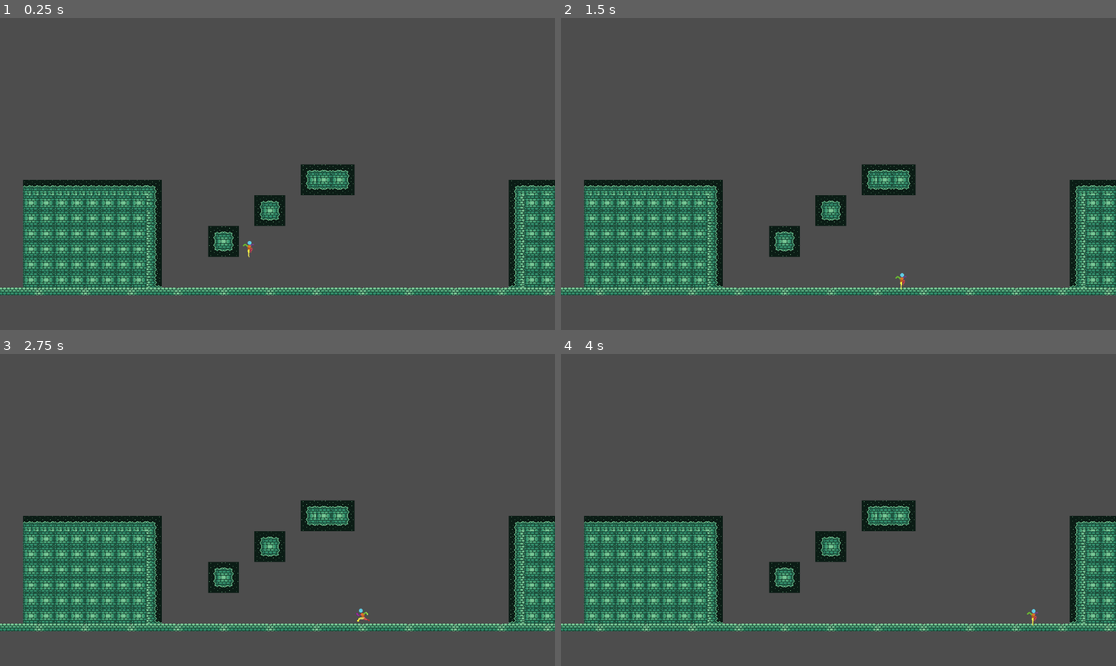
Above: before the commit, frames 1-4 (two rows, left to right).
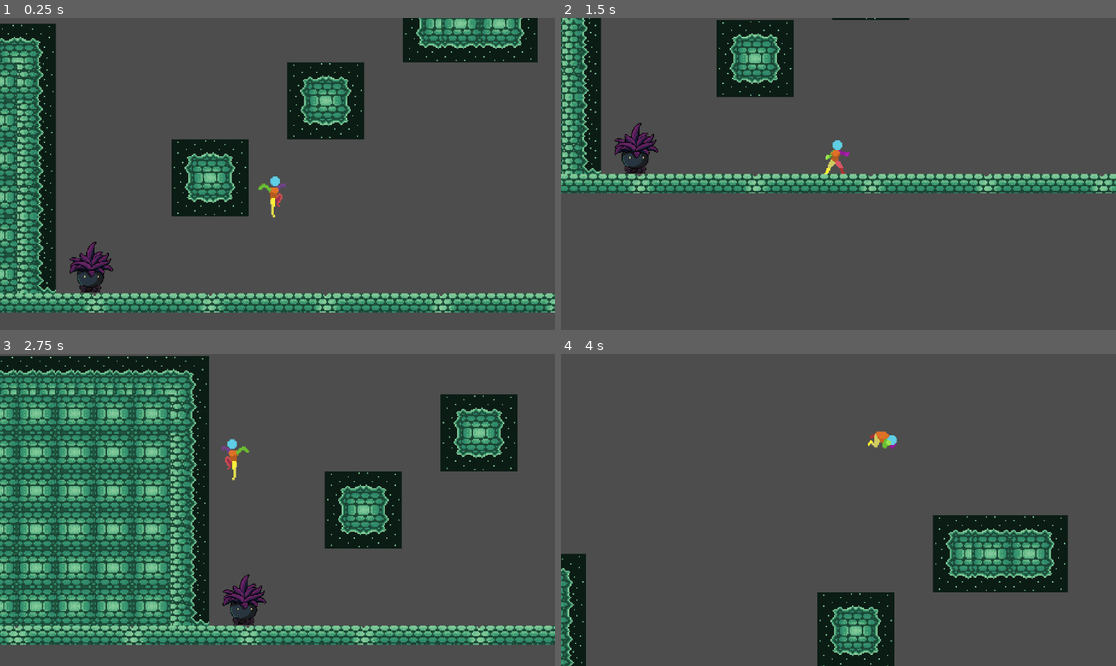
Above: after the commit, the same moments.

Repository: BettiFei/SuI2-04-ProjectFrankenstein
Game: Godot game, scene res://Scenes/playground.tscn
The game is run twice, just before and just after one commit, with the same random seed, the same clock (stepped at 60 frames per second) and the same inputs. Before the commit the project starts from res://Scenes/main.tscn.
Inputs (mouse positions are in pixels of both pictures, inside the frame that each line leads up to):
- Up to frame 1 (0.25 s): no input
- Up to frame 2 (1.5 s): move the mouse to (960, 158) at 0.52 s; hold Right (move_right) from 0.53 s (still down); right-click (960, 158) at 0.6 s; tap Space (jump) at 0.77, 1.07 s; click (960, 158) at 0.8 s; move the mouse to (727, 189) at 1.27 s; click (727, 189) at 1.35 s
- Up to frame 3 (2.75 s): tap Space (jump) at 1.52, 1.82, 2.3 s; tap Shift (dash) at 1.55, 2.1 s; move the mouse to (333, 441) at 2.02 s; release Right (move_right) at 2.03 s; hold Left (move_left) from 2.03 s (still down)
- Up to frame 4 (4 s): move the mouse to (810, 572) at 2.77 s; release Left (move_left) at 2.78 s; hold Right (move_right) from 2.78 s (still down); tap Space (jump) at 2.85, 3.02, 3.32, 3.77 s; right-click (810, 572) at 3.05 s; move the mouse to (1005, 556) at 3.52 s; right-click (1005, 556) at 3.6 s; click (1005, 556) at 3.8 s

The runs differ from the first frame. In frame 1, 38% of the frame differs, in the area x 0-100%, y 0-95%; in frame 2, 28%; in frame 3, 48%, in the area x 0-100%, y 0-94%; in frame 4, 27%.

Commit message:
Attack States, Enemy bae setup

Diff:
--- /dev/null
+++ b/Scenes/enemy_plant.tscn
@@ -0,0 +1,94 @@
+[gd_scene load_steps=14 format=3 uid="uid://baov11irfac2t"]
+
+[ext_resource type="Script" uid="uid://dmlclpngd0ds2" path="res://Scripts/enemy.gd" id="1_ao14p"]
+[ext_resource type="Texture2D" uid="uid://rx557b3t73fx" path="res://Assets/Enemies/Plant/Idle.png" id="1_cu73r"]
+[ext_resource type="Texture2D" uid="uid://b8t0hkyb3ecli" path="res://Assets/Enemies/Plant/Hurt.png" id="2_if1ss"]
+
+[sub_resource type="AtlasTexture" id="AtlasTexture_8tqbs"]
+atlas = ExtResource("2_if1ss")
+region = Rect2(0, 0, 128, 128)
+
+[sub_resource type="AtlasTexture" id="AtlasTexture_ithoi"]
+atlas = ExtResource("2_if1ss")
+region = Rect2(128, 0, 128, 128)
+
+[sub_resource type="AtlasTexture" id="AtlasTexture_ijwp1"]
+atlas = ExtResource("2_if1ss")
+region = Rect2(256, 0, 128, 128)
+
+[sub_resource type="AtlasTexture" id="AtlasTexture_ao14p"]
+atlas = ExtResource("1_cu73r")
+region = Rect2(0, 0, 128, 128)
+
+[sub_resource type="AtlasTexture" id="AtlasTexture_if1ss"]
+atlas = ExtResource("1_cu73r")
+region = Rect2(128, 0, 128, 128)
+
+[sub_resource type="AtlasTexture" id="AtlasTexture_jygpd"]
+atlas = ExtResource("1_cu73r")
+region = Rect2(256, 0, 128, 128)
+
+[sub_resource type="AtlasTexture" id="AtlasTexture_pqwxs"]
+atlas = ExtResource("1_cu73r")
+region = Rect2(384, 0, 128, 128)
+
+[sub_resource type="AtlasTexture" id="AtlasTexture_0drkt"]
+atlas = ExtResource("1_cu73r")
+region = Rect2(512, 0, 128, 128)
+
+[sub_resource type="SpriteFrames" id="SpriteFrames_8tqbs"]
+animations = [{
+"frames": [{
+"duration": 1.0,
+"texture": SubResource("AtlasTexture_8tqbs")
+}, {
+"duration": 1.0,
+"texture": SubResource("AtlasTexture_ithoi")
+}, {
+"duration": 1.0,
+"texture": SubResource("AtlasTexture_ijwp1")
+}],
+"loop": false,
+"name": &"hurt",
+"speed": 8.0
+}, {
+"frames": [{
+"duration": 1.0,
+"texture": SubResource("AtlasTexture_ao14p")
+}, {
+"duration": 1.0,
+"texture": SubResource("AtlasTexture_if1ss")
+}, {
+"duration": 1.0,
+"texture": SubResource("AtlasTexture_jygpd")
+}, {
+"duration": 1.0,
+"texture": SubResource("AtlasTexture_pqwxs")
+}, {
+"duration": 1.0,
+"texture": SubResource("AtlasTexture_0drkt")
+}],
+"loop": true,
+"name": &"idle",
+"speed": 8.0
+}]
+
+[sub_resource type="CircleShape2D" id="CircleShape2D_ithoi"]
+radius = 18.027756
+
+[node name="EnemyPlant" type="RigidBody2D" groups=["enemy"]]
+script = ExtResource("1_ao14p")
+
+[node name="AnimatedSprite2D" type="AnimatedSprite2D" parent="."]
+scale = Vector2(0.7, 0.7)
+sprite_frames = SubResource("SpriteFrames_8tqbs")
+animation = &"idle"
+autoplay = "idle"
+frame_progress = 0.5172211
+
+[node name="EnemyCollider" type="CollisionShape2D" parent="."]
+position = Vector2(-0.7, 32.899998)
+scale = Vector2(0.7, 0.7)
+shape = SubResource("CircleShape2D_ithoi")
+
+[connection signal="animation_finished" from="AnimatedSprite2D" to="." method="_on_animation_finished"]
--- a/Scenes/player.tscn
+++ b/Scenes/player.tscn
@@ -531,7 +531,7 @@
 "duration": 1.0,
 "texture": SubResource("AtlasTexture_xuaoq")
 }],
-"loop": true,
+"loop": false,
 "name": &"attack_heavy",
 "speed": 10.0
 }, {
@@ -566,7 +566,7 @@
 "duration": 1.0,
 "texture": SubResource("AtlasTexture_sweqm")
 }],
-"loop": true,
+"loop": false,
 "name": &"attack_light",
 "speed": 15.0
 }, {
@@ -908,6 +908,12 @@
 "name": &"wall_slide",
 "speed": 8.0
 }]
+
+[sub_resource type="RectangleShape2D" id="RectangleShape2D_qqcod"]
+size = Vector2(15, 29)
+
+[sub_resource type="RectangleShape2D" id="RectangleShape2D_igrcy"]
+size = Vector2(25, 29)
 
 [node name="Player" type="CharacterBody2D"]
 z_index = 2
@@ -922,10 +928,9 @@
 unique_name_in_owner = true
 position = Vector2(0, -16)
 sprite_frames = SubResource("SpriteFrames_ukyrk")
-animation = &"ledge_climb"
+animation = &"attack_heavy"
 autoplay = "idle"
 frame = 4
-frame_progress = 1.0
 
 [node name="CoyoteTimer" type="Timer" parent="."]
 process_callback = 0
@@ -951,3 +956,27 @@
 process_callback = 0
 wait_time = 0.1
 one_shot = true
+
+[node name="HitboxLightAttack" type="Area2D" parent="." groups=["player_attack_hitbox"]]
+
+[node name="CollisionLightAttack" type="CollisionShape2D" parent="HitboxLightAttack"]
+position = Vector2(15.5, -15.5)
+shape = SubResource("RectangleShape2D_qqcod")
+disabled = true
+debug_color = Color(0.8734848, 0.3135745, 0.39617598, 0.41960785)
+
+[node name="HitboxHeavyAttack" type="Area2D" parent="."]
+
+[node name="CollisionHeavyAttack" type="CollisionShape2D" parent="HitboxHeavyAttack"]
+position = Vector2(20.5, -15.5)
+shape = SubResource("RectangleShape2D_igrcy")
+disabled = true
+debug_color = Color(0.8745098, 0.3137255, 0.39607844, 0.41960785)
+
+[node name="HeavyAttackCooldown" type="Timer" parent="."]
+process_callback = 0
+wait_time = 0.3
+one_shot = true
+
+[connection signal="body_entered" from="HitboxLightAttack" to="." method="_on_hitbox_light_attack_body_entered"]
+[connection signal="body_entered" from="HitboxHeavyAttack" to="." method="_on_hitbox_heavy_attack_body_entered"]
--- a/Scenes/main.tscn
+++ b/Scenes/playground.tscn
@@ -1,11 +1,12 @@
-[gd_scene load_steps=6 format=4 uid="uid://dp8lf0be8lajn"]
+[gd_scene load_steps=7 format=4 uid="uid://dp8lf0be8lajn"]
 
-[ext_resource type="Texture2D" uid="uid://crwi22jag48uh" path="res://Assets/Worldbuilding/background_tileset.png" id="1_8gbba"]
-[ext_resource type="PackedScene" uid="uid://6hmp0srgl3c5" path="res://Scenes/player.tscn" id="2_8gbba"]
-[ext_resource type="TileSet" uid="uid://bn7wh8ha5th3n" path="res://Resources/level_tile_set.tres" id="2_jjvhh"]
+[ext_resource type="Texture2D" uid="uid://crwi22jag48uh" path="res://Assets/Worldbuilding/background_tileset.png" id="1_u4ce8"]
+[ext_resource type="TileSet" uid="uid://bn7wh8ha5th3n" path="res://Resources/level_tile_set.tres" id="2_qyfof"]
+[ext_resource type="PackedScene" uid="uid://6hmp0srgl3c5" path="res://Scenes/player.tscn" id="3_3e07v"]
+[ext_resource type="PackedScene" uid="uid://baov11irfac2t" path="res://Scenes/enemy_plant.tscn" id="4_qyfof"]
 
 [sub_resource type="TileSetAtlasSource" id="TileSetAtlasSource_kry3j"]
-texture = ExtResource("1_8gbba")
+texture = ExtResource("1_u4ce8")
 0:0/0 = 0
 1:0/0 = 0
 2:0/0 = 0
@@ -62,7 +63,7 @@
 [sub_resource type="TileSet" id="TileSet_21xkr"]
 sources/0 = SubResource("TileSetAtlasSource_kry3j")
 
-[node name="Main" type="Node2D"]
+[node name="Playground" type="Node2D"]
 
 [node name="Worldbuilding" type="Node" parent="."]
 
@@ -73,7 +74,19 @@
 
 [node name="Level" type="TileMapLayer" parent="Worldbuilding"]
 tile_map_data = PackedByteArray("AAD5/yMAAAAAAAQAAAD6/yMAAAABAAQAAAD7/yMAAAACAAQAAAD8/yMAAAADAAQAAAD9/yMAAAAEAAQAAAD+/y …(8496 unchanged characters)…
-tile_set = ExtResource("2_jjvhh")
+tile_set = ExtResource("2_qyfof")
 
-[node name="Player" parent="." instance=ExtResource("2_8gbba")]
+[node name="Player" parent="." instance=ExtResource("3_3e07v")]
 position = Vector2(520, 443)
+
+[node name="Camera2D" type="Camera2D" parent="Player"]
+zoom = Vector2(2.5, 2.5)
+position_smoothing_enabled = true
+
+[node name="EnemyPlant" parent="." instance=ExtResource("4_qyfof")]
+position = Vector2(1030, 516)
+
+[node name="EnemyPlant2" parent="." instance=ExtResource("4_qyfof")]
+position = Vector2(366, 515)
+
+[connection signal="enemy_hit" from="Player" to="EnemyPlant" method="_on_player_enemy_hit"]
--- /dev/null
+++ b/Scripts/enemy.gd
@@ -0,0 +1,37 @@
+extends RigidBody2D
+
+
+@export var hp := 50
+
+
+@onready var anim_sprite: AnimatedSprite2D = $AnimatedSprite2D
+
+
+# Called when the node enters the scene tree for the first time.
+func _ready() -> void:
+	pass # Replace with function body.
+
+
+# Called every frame. 'delta' is the elapsed time since the previous frame.
+func _process(_delta: float) -> void:
+	pass
+
+
+func _on_player_enemy_hit(dmg) -> void:
+	anim_sprite.play("hurt")
+	take_damage(dmg)
+
+func take_damage(dmg) -> void:
+	hp -= dmg
+	print(hp)
+	if hp <= 0:
+		die()
+
+func die() -> void:
+	print("I died.")
+	queue_free()
+
+
+func _on_animation_finished() -> void:
+	if anim_sprite.animation == "hurt":
+		anim_sprite.play("idle")
--- a/Scripts/player.gd
+++ b/Scripts/player.gd
@@ -1,4 +1,7 @@
 extends CharacterBody2D
+
+
+signal enemy_hit
 
 
 enum STATE {
@@ -11,7 +14,10 @@
 	WALL_SLIDE,
 	WALL_JUMP,
 	DASH,
+	ATTACK_LIGHT,
+	ATTACK_HEAVY,
 }
+
 
 const FALL_GRAVITY := 1500.0
 const FALL_VELOCITY := 500.0
@@ -27,6 +33,7 @@
 const DASH_LENGTH := 100.0
 const DASH_VELOCITY := 600.0
 
+
 @onready var anim_sprite: AnimatedSprite2D = %AnimatedSprite2D
 @onready var coyote_timer: Timer = $CoyoteTimer
 @onready var player_collider: CollisionShape2D = %PlayerCollider
@@ -34,6 +41,14 @@
 @onready var ledge_space_ray_cast: RayCast2D = %LedgeSpaceRayCast
 @onready var wall_slide_ray_cast: RayCast2D = %WallSlideRayCast
 @onready var dash_cooldown: Timer = $DashCooldown
+@onready var collision_light_attack: CollisionShape2D = $HitboxLightAttack/CollisionLightAttack
+@onready var collision_heavy_attack: CollisionShape2D = $HitboxHeavyAttack/CollisionHeavyAttack
+@onready var heavy_attack_cooldown: Timer = $HeavyAttackCooldown
+
+
+@export var light_attack_damage := 5
+@export var heavy_attack_damage := 20
+
 
 var active_state := STATE.FALL
 var can_double_jump := false
@@ -42,10 +57,13 @@
 var can_dash := false
 var dash_jump_buffer := false
 
+
 func _ready() -> void:
 	switch_state(active_state) # properly start game with correct state
 	ledge_climb_ray_cast.add_exception(self) # prevent raycast from detecting player's own coll. shape
 	#print("ledge_climb_offset: " + str(ledge_climb_offset()))
+	collision_light_attack.disabled = true
+	collision_heavy_attack.disabled = true
 
 func _physics_process(delta: float) -> void:
 	process_state(delta)
@@ -113,6 +131,20 @@
 			can_dash = previous_state == STATE.FLOOR #or previous_state == STATE.WALL_SLIDE
 			dash_jump_buffer = false
 
+		STATE.ATTACK_LIGHT:
+			collision_light_attack.disabled = false
+			anim_sprite.play("attack_light")
+			velocity.x = 0
+
+		STATE.ATTACK_HEAVY:
+			if heavy_attack_cooldown.time_left > 0:
+				active_state = previous_state
+				return
+			collision_heavy_attack.disabled = false
+			anim_sprite.play("attack_heavy")
+			velocity.x = 0
+			heavy_attack_cooldown.start()
+
 # Called every physics frame -> put code here that needs to run every frame while in this state:
 func process_state(delta: float) -> void:
 	match active_state:
@@ -152,6 +184,10 @@
 				switch_state(STATE.JUMP)
 			elif Input.is_action_just_pressed("dash"):
 				switch_state(STATE.DASH)
+			elif Input.is_action_just_pressed("attack_light"):
+				switch_state(STATE.ATTACK_LIGHT)
+			elif Input.is_action_just_pressed("attack_heavy"):
+				switch_state(STATE.ATTACK_HEAVY)
 
 		STATE.JUMP, STATE.DOUBLE_JUMP, STATE.LEDGE_JUMP, STATE.WALL_JUMP:
 			velocity.y = move_toward(velocity.y, 0, JUMP_DECELERATION * delta)
@@ -217,6 +253,25 @@
 			elif can_wall_slide():
 				switch_state(STATE.WALL_SLIDE)
 
+		STATE.ATTACK_LIGHT:
+			if not anim_sprite.is_playing():
+				collision_light_attack.disabled = true
+				switch_state(STATE.FLOOR)
+			if Input.is_action_just_pressed("attack_heavy"):
+				await get_tree().create_timer(0.02).timeout
+				switch_state(STATE.ATTACK_HEAVY)
+			elif Input.is_action_just_pressed("attack_light"):
+				await get_tree().create_timer(0.01).timeout
+				switch_state(STATE.ATTACK_LIGHT)
+
+		STATE.ATTACK_HEAVY:
+			if not anim_sprite.is_playing():
+				collision_heavy_attack.disabled = true
+				switch_state(STATE.FLOOR)
+			if Input.is_action_just_pressed("attack_light"):
+					await get_tree().create_timer(0.35).timeout
+					switch_state(STATE.ATTACK_LIGHT)
+
 func handle_movement(input_direction: float = 0) -> void:
 	if input_direction == 0:
 		input_direction = Input.get_axis("move_left", "move_right")
@@ -233,6 +288,8 @@
 		wall_slide_ray_cast.position.x = direction * absf(wall_slide_ray_cast.position.x)
 		wall_slide_ray_cast.target_position.x = direction * absf(wall_slide_ray_cast.target_position.x)
 		wall_slide_ray_cast.force_raycast_update()
+		collision_light_attack.position.x = direction * absf(collision_light_attack.position.x)
+		collision_heavy_attack.position.x = direction * absf(collision_heavy_attack.position.x)
 
 # returns whether or not player is giving input towards a ledge:
 func is_input_toward_facing() -> bool:
@@ -260,3 +317,14 @@
 # check if wall slide is possible:
 func can_wall_slide() -> bool:
 	return is_on_wall_only() and wall_slide_ray_cast.is_colliding()
+
+
+func _on_hitbox_light_attack_body_entered(body: Node2D) -> void:
+	if body.is_in_group("enemy"):
+		print("Enemy hit!")
+		enemy_hit.emit(light_attack_damage)
+
+func _on_hitbox_heavy_attack_body_entered(body: Node2D) -> void:
+	if body.is_in_group("enemy"):
+		print("Enemy hit!")
+		enemy_hit.emit(heavy_attack_damage)
--- a/project.godot
+++ b/project.godot
@@ -14,6 +14,11 @@
 run/main_scene="uid://dp8lf0be8lajn"
 config/features=PackedStringArray("4.5", "Forward Plus")
 config/icon="res://icon.svg"
+
+[global_group]
+
+enemy=""
+player_attack_hitbox=""
 
 [input]
 
Binary file added: Assets/Enemies/Plant/Attack_1.png
Not shown, added: Assets/Enemies/Plant/Attack_1.png.import
Binary file added: Assets/Enemies/Plant/Attack_2.png
Not shown, added: Assets/Enemies/Plant/Attack_2.png.import
Binary file added: Assets/Enemies/Plant/Attack_3.png
Not shown, added: Assets/Enemies/Plant/Attack_3.png.import
Binary file added: Assets/Enemies/Plant/Attack_Disquise.png
Not shown, added: Assets/Enemies/Plant/Attack_Disquise.png.import
Binary file added: Assets/Enemies/Plant/Cloud_posion.png
Not shown, added: Assets/Enemies/Plant/Cloud_posion.png.import
Binary file added: Assets/Enemies/Plant/Dead.png
Not shown, added: Assets/Enemies/Plant/Dead.png.import
(and 12 more such lines)
